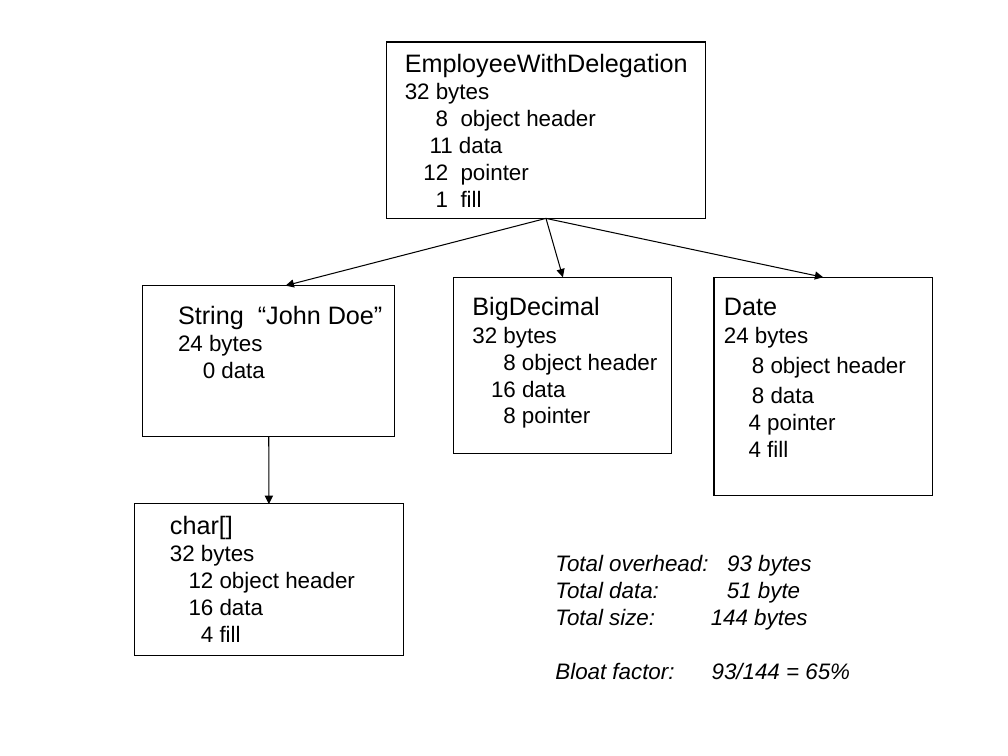
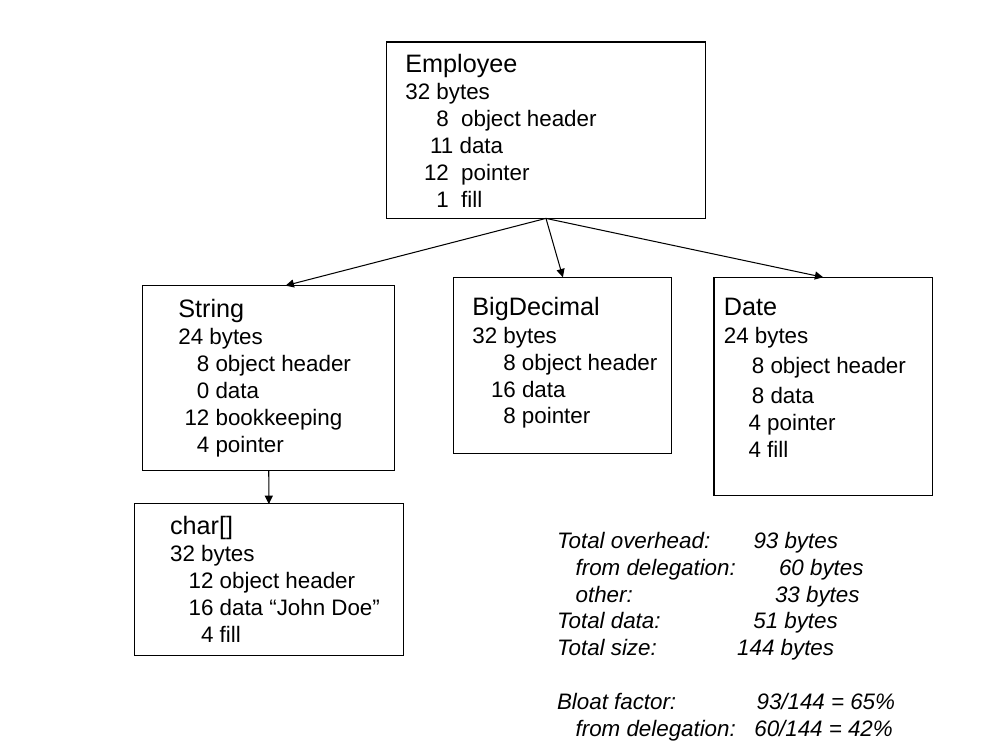
Before and after one commit to TheRuncibleTuner/bloatbook, a slide deck: slide 1 of part1/Figures/modelingdatatypes/employee-status.ppt. Drawn at 1008x756 pixels with LibreOffice and Linux fonts; fonts in the diff are those of the drawing. Boxes give left, top, right and bottom in pixels: in the first picture for what was removed or moved away, otherwise in the second. Text is boxed around its words. In the diff, an @@ line names an element or a change of style, - is before the commit and + after.

```diff
--- a/part1/Figures/modelingdatatypes/employee-status.ppt
+++ b/part1/Figures/modelingdatatypes/employee-status.ppt
@@ text at bbox=[405, 53, 517, 78]: text changed @@
-EmployeeWithDelegation
+Employee
@@ rectangle: place and size @@
-rectangle at bbox=[143, 285, 395, 436]
+rectangle at bbox=[143, 285, 395, 470]
@@ text "String": place and size @@
-text "String" at bbox=[178, 305, 383, 379]
+text "String" at bbox=[178, 298, 351, 457]
@@ text at bbox=[178, 298, 244, 322]: text changed @@
-String “John Doe”
+String
@@ text at bbox=[197, 354, 351, 376]: paragraph added @@
+8 object header
@@ text at bbox=[185, 408, 343, 457]: paragraphs added @@
+12 bookkeeping
+4 pointer
@@ arrow moved from (269, 436) - (269, 504) to (269, 471) - (269, 504) @@
@@ text "Total overhead: 93 bytes": place and size @@
-text "Total overhead: 93 bytes" at bbox=[555, 554, 850, 680]
+text "Total overhead: 93 bytes" at bbox=[557, 531, 895, 741]
@@ text at bbox=[557, 558, 863, 633]: text changed @@
-Total data: 51 byte
+from delegation: 60 bytes
+other: 33 bytes
+Total data: 51 bytes
@@ text at bbox=[189, 598, 379, 616]: text changed @@
-16 data
+16 data “John Doe”
@@ text at bbox=[576, 719, 893, 741]: paragraph added @@
+from delegation: 60/144 = 42%
```
Also in this commit, not shown: 5 other files.
